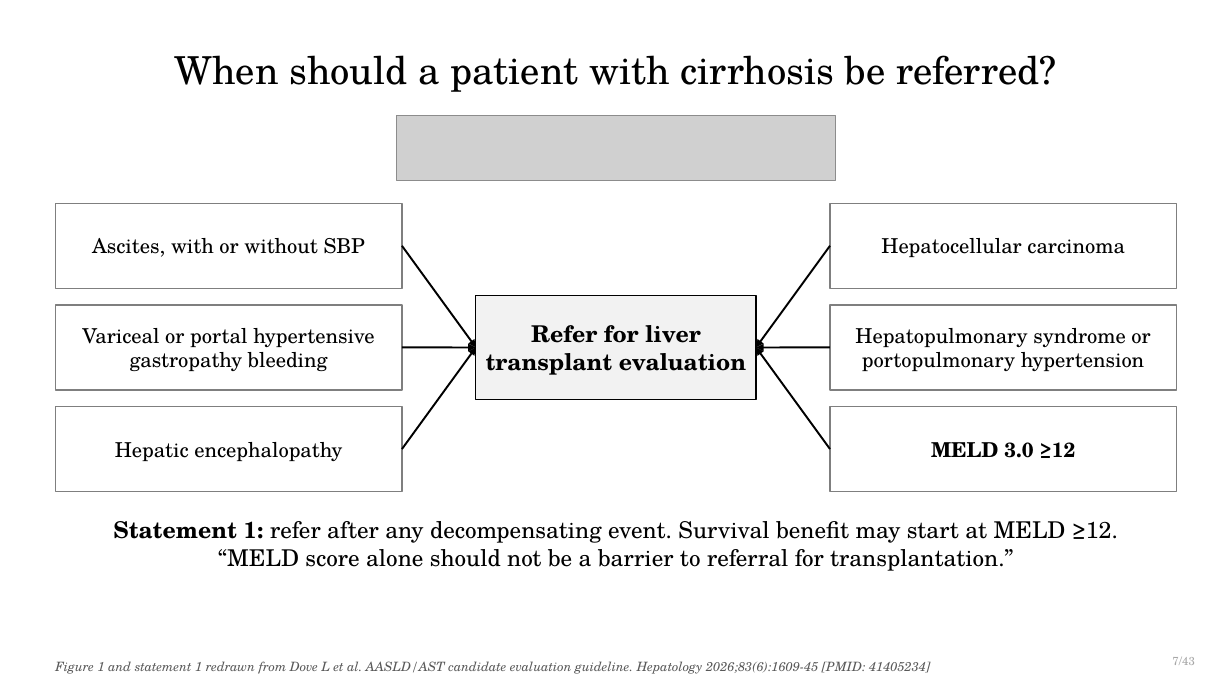
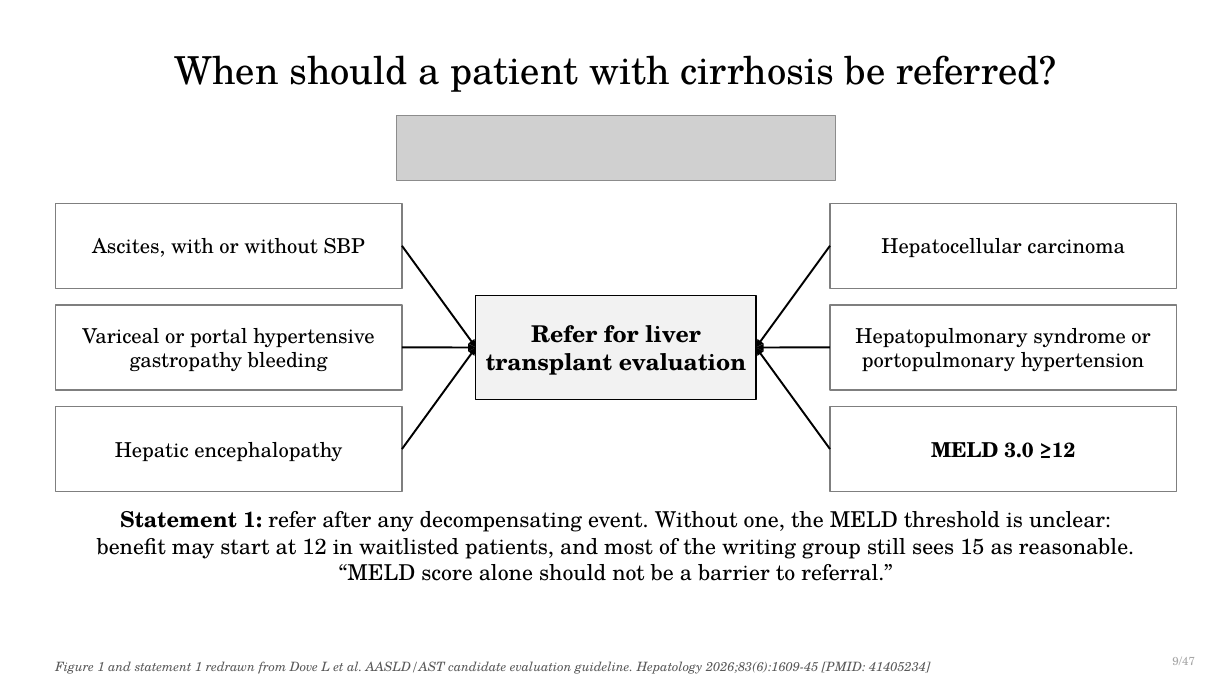
Before and after one commit to qaddodi/mohammad-almeqdadi-lectures, a slide deck: slide 9 of lectures/liver-transplant-grand-rounds-mmc-2026/Liver Transplantation When to Refer and Whats New.pptx (slide 7 before the commit). Drawn at 1232x693 pixels with LibreOffice and Linux fonts; fonts in the diff are those of the drawing; grey boxes stand for pictures. Boxes give left, top, right and bottom in pixels: in the first picture for what was removed or moved away, otherwise in the second. Text is boxed around its words. In the diff, an @@ line names an element or a change of style, - is before the commit and + after.

```diff
--- a/lectures/liver-transplant-grand-rounds-mmc-2026/Liver Transplantation When to Refer and Whats New.pptx
+++ b/lectures/liver-transplant-grand-rounds-mmc-2026/Liver Transplantation When to Refer and Whats New.pptx
@@ text at (x1=97, y1=511, x2=1134, y2=581): text changed; size 18 to 17 pt @@
-Statement 1: refer after any decompensating event. Survival benefit may start at MELD ≥12. “MELD score alone should not be a barrier to referral for transplantation.”
+Statement 1: refer after any decompensating event. Without one, the MELD threshold is unclear: benefit may start at 12 in waitlisted patients, and most of the writing group still sees 15 as reasonable. “MELD score alone should not be a barrier to referral.”
@@ text at (x1=1172, y1=657, x2=1194, y2=665): text changed @@
-7/43
+9/47
```
Also in this commit, not shown: 44 other slides changed, 6 slides added, 1 slide removed, 10 other files.
